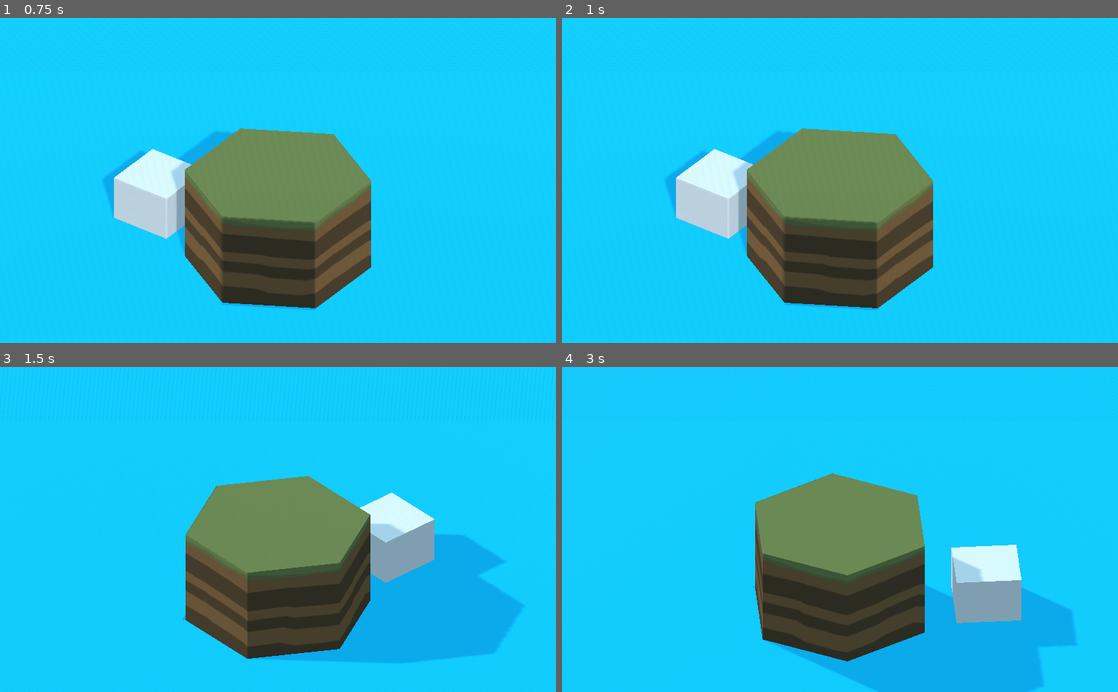
Above: before the commit, frames 1-4 (two rows, left to right).
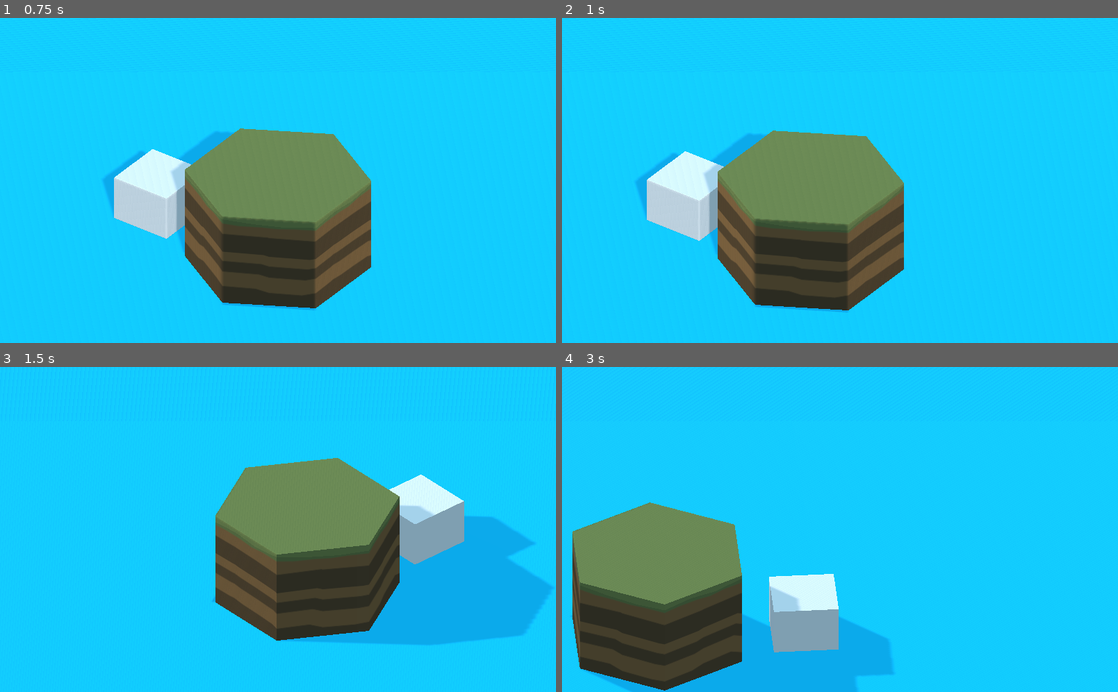
Above: after the commit, the same moments.

Repository: theludovyc/Godot_Islanders
Game: Godot game, scene res://Scene/Game.tscn
The game is run twice, just before and just after one commit, with the same random seed, the same clock (stepped at 60 frames per second) and the same inputs.
Inputs (mouse positions are in pixels of both pictures, inside the frame that each line leads up to):
- Up to frame 1 (0.75 s): tap Enter at 0.5 s; move the mouse to (400, 164) at 0.52 s; hold Right mouse button (mouse_right) from 0.53 s (still down); click (400, 164) at 0.67 s
- Up to frame 2 (1 s): keep holding Right mouse button (mouse_right); tap Middle mouse button (mouse_middle, bound only after the com… at 0.8 s
- Up to frame 3 (1.5 s): tap Space at 1.25 s; move the mouse to (166, 545) at 1.27 s; release Right mouse button (mouse_right) at 1.28 s; tap Middle mouse button (mouse_middle, bound only after the com… at 1.35 s; click (166, 545) at 1.42 s
- Up to frame 4 (3 s): right-click (728, 545) at 1.55 s; tap Enter at 2 s; move the mouse to (895, 458) at 2.02 s; hold Middle mouse button (mouse_middle, bound only after the com… 2.03-2.78 s; click (895, 458) at 2.1 s; move the mouse to (812, 594) at 2.77 s; right-click (812, 594) at 2.85 s; click (812, 594) at 2.92 s

Frame 1 is identical in both runs. In frame 2, 12% of the frame differs, in the area x 13-67%, y 33-91%; in frame 3, 18%; in frame 4, 43%, in the area x 1-93%, y 32-100%.

Commit message:
camera movement

Diff:
--- a/Script/Camera_Origin.gd
+++ b/Script/Camera_Origin.gd
@@ -1,8 +1,9 @@
 extends Spatial
 
-const mouse_sensitivity = 0.25
+const mouse_sensitivity_rot = 0.25
+const mouse_sensitivity_tr = 0.001
 
-var mouse_speed:float
+var mouse_speed:Vector2
 
 var mouse_have_move:bool
 
@@ -10,7 +11,7 @@
 
 func _unhandled_input(event):
 	if event is InputEventMouseMotion:
-		mouse_speed = event.relative.x
+		mouse_speed = event.relative
 		mouse_have_move = true
 
 # Called when the node enters the scene tree for the first time.
@@ -19,8 +20,16 @@
 
 func _process(delta):
 	if Input.is_action_pressed("mouse_right") and mouse_have_move:
-		rotate_y(-mouse_speed * delta * mouse_sensitivity)
+		rotate_y(-mouse_speed.x * delta * mouse_sensitivity_rot)
 		mouse_have_move = false
+
+	if Input.is_action_just_pressed("mouse_middle"):
+		Input.warp_mouse_position(get_viewport().size/2)
+
+	if Input.is_action_pressed("mouse_middle"):
+		var mouse_lenght_from_center = get_viewport().get_mouse_position() - get_viewport().size/2
+
+		translate(Vector3(mouse_lenght_from_center.x, 0, mouse_lenght_from_center.y) * mouse_sensitivity_tr)
 
 # Called every frame. 'delta' is the elapsed time since the previous frame.
 #func _process(delta):
--- a/project.godot
+++ b/project.godot
@@ -64,6 +64,11 @@
 "events": [ Object(InputEventMouseButton,"resource_local_to_scene":false,"resource_name":"","device":0,"alt":false,"shi …(212 unchanged characters)…
  ]
 }
+mouse_middle={
+"deadzone": 0.5,
+"events": [ Object(InputEventMouseButton,"resource_local_to_scene":false,"resource_name":"","device":0,"alt":false,"shift":false,"control":false,"meta":false,"command":false,"button_mask":0,"position":Vector2( 0, 0 ),"global_position":Vector2( 0, 0 ),"factor":1.0,"button_index":3,"pressed":false,"doubleclick":false,"script":null)
+ ]
+}
 
 [physics]
 
